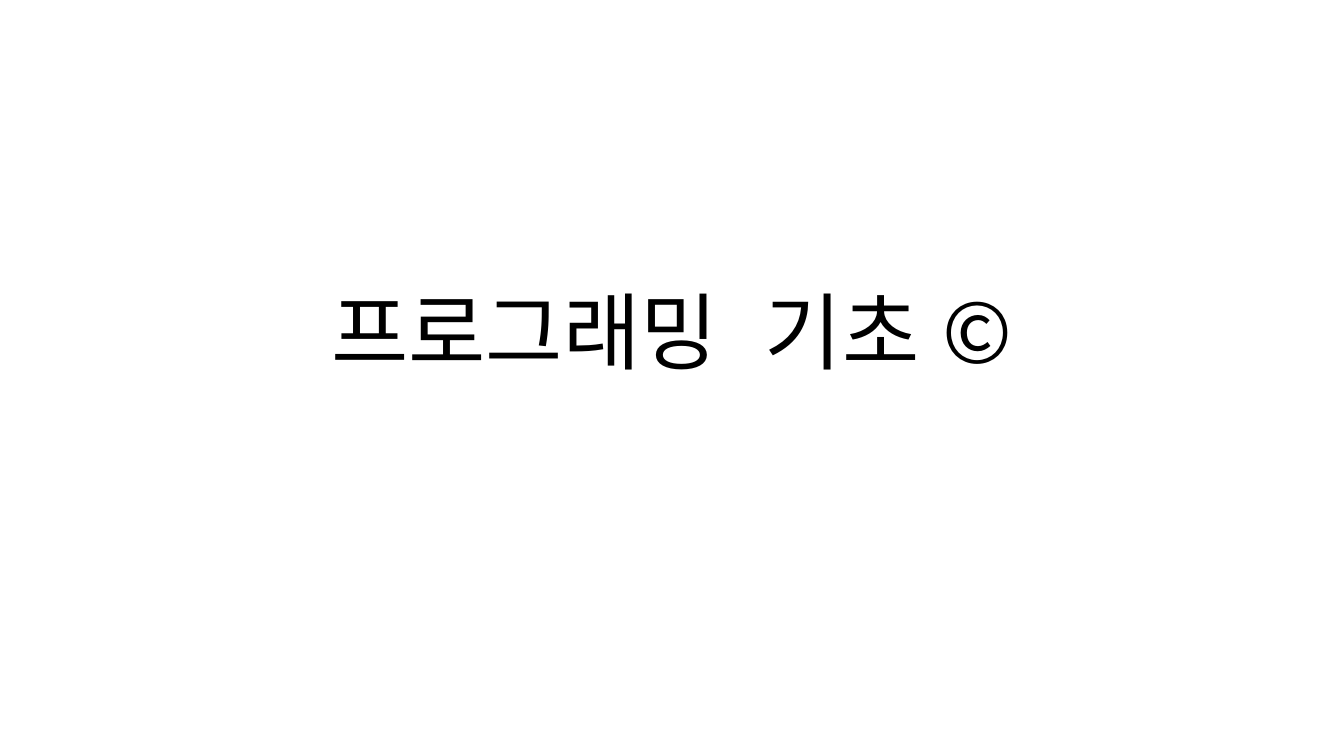
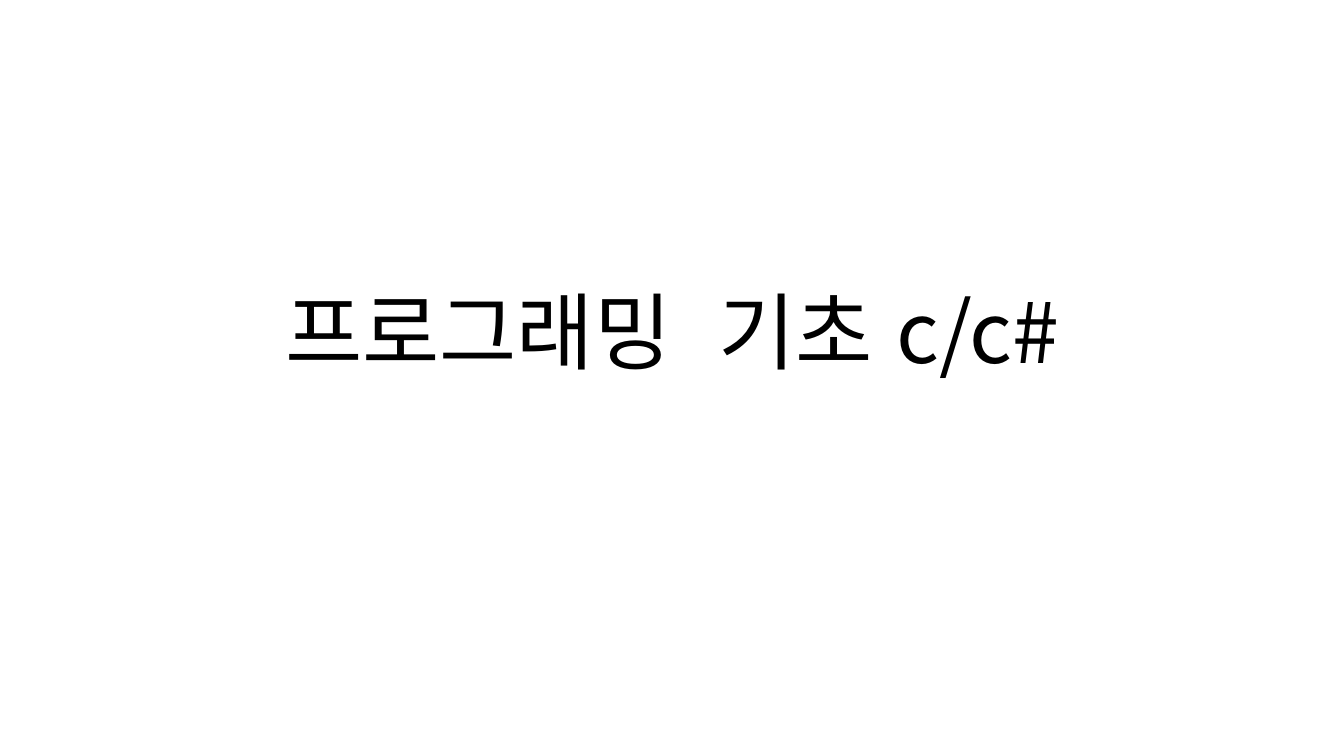
Before and after one commit to Pacman18/SantaClass, a slide deck: slide 1 of Week_1.pptx. Drawn at 1344x756 pixels with LibreOffice and Linux fonts; fonts in the diff are those of the drawing. Boxes give left, top, right and bottom in pixels: in the first picture for what was removed or moved away, otherwise in the second. Text is boxed around its words. In the diff, an @@ line names an element or a change of style, - is before the commit and + after.

```diff
--- a/Week_1.pptx
+++ b/Week_1.pptx
@@ title at box(285, 293, 1059, 378): text changed @@
-프로그래밍 기초 ©
+프로그래밍 기초 c/c#
```
Also in this commit, not shown: 8 slides added, 1 slide removed, 1 other file.
